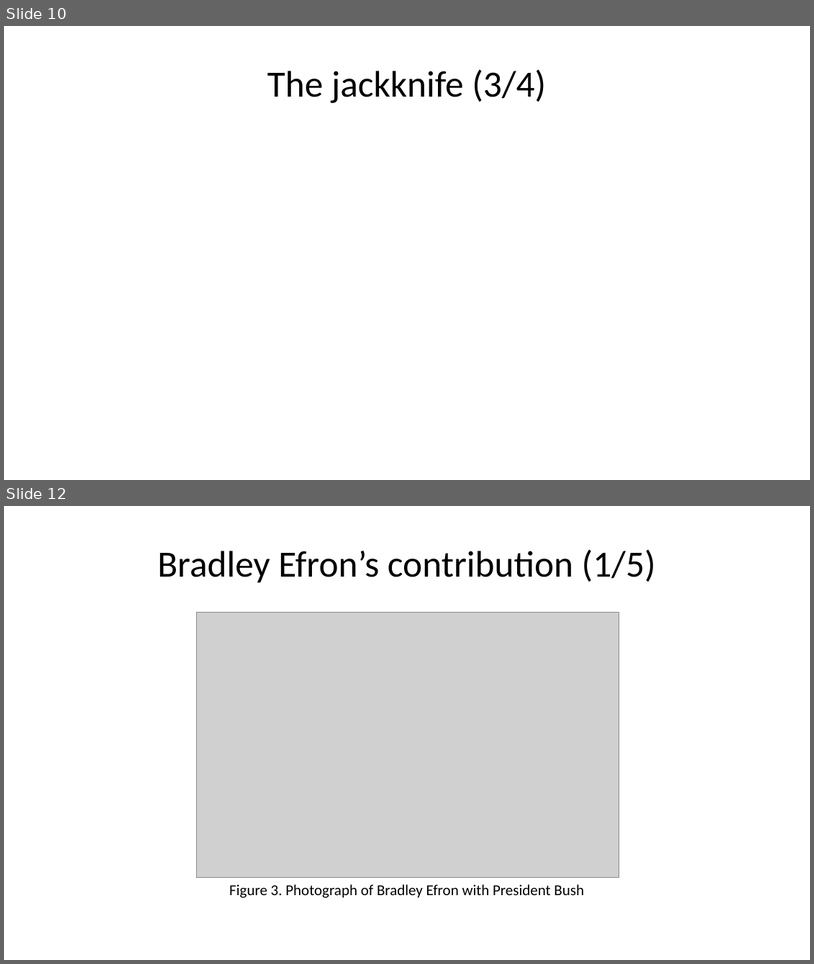
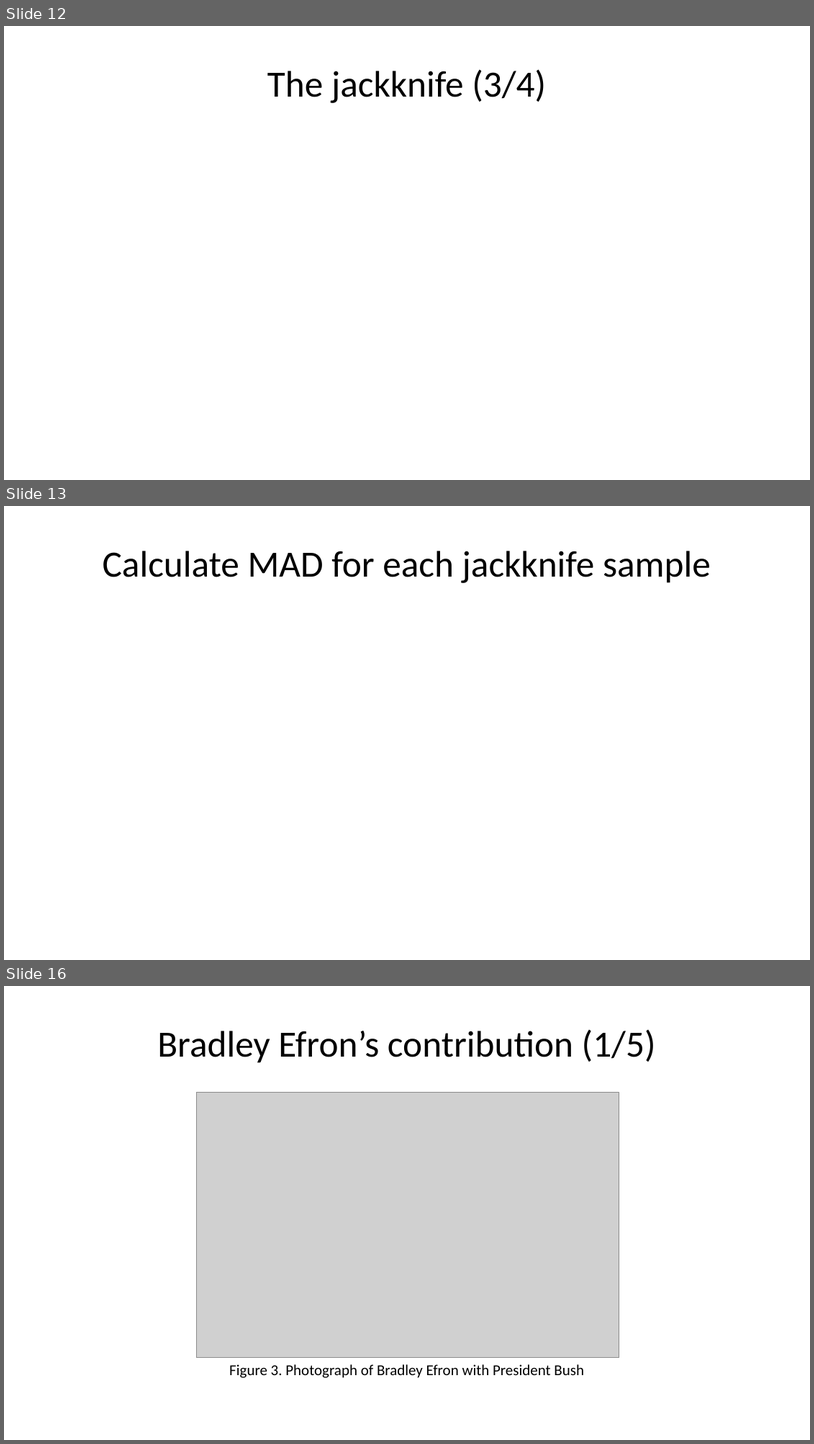
Before and after one commit to pmean/papers-and-presentations, a slide deck: bootstrap/src/bootstrap-slides.pptx. Shown one above the other, each under a label of ours: slides 10 and 12 before the commit, slides 12, 13 and 16 after it; the slides between them are not shown. The pictures are 814x964 and 814x1444 pixels, drawn with LibreOffice and Linux fonts; fonts in the diff are those of the drawing; grey boxes stand for pictures. Boxes give left, top, right and bottom in pixels: in the first picture for what was removed or moved away, otherwise in the second. Text is boxed around its words. In the diff, an @@ line names an element or a change of style, - is before the commit and + after.

```diff
--- a/bootstrap/src/bootstrap-slides.pptx
+++ b/bootstrap/src/bootstrap-slides.pptx
@@ slide 13 added at (4, 506, 810, 960), background #FFFFFF @@
@@ title added at (103, 551, 711, 583), 44 pt, text #000000 @@
+Calculate MAD for each jackknife sample
@@ what was slide 10 is now slide 12 @@
@@ what was slide 12 is now slide 16 @@
```
Also in this commit, not shown: 5 slides changed, 4 other slides added, 1 slide removed, 3 other files.
